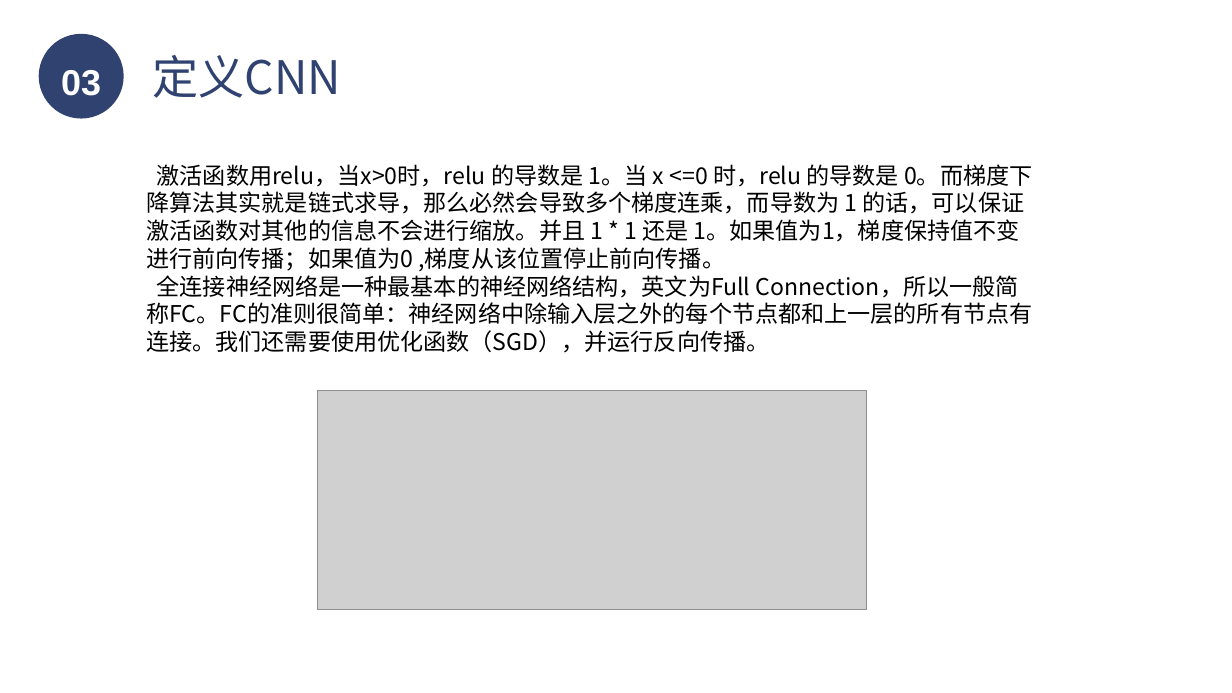
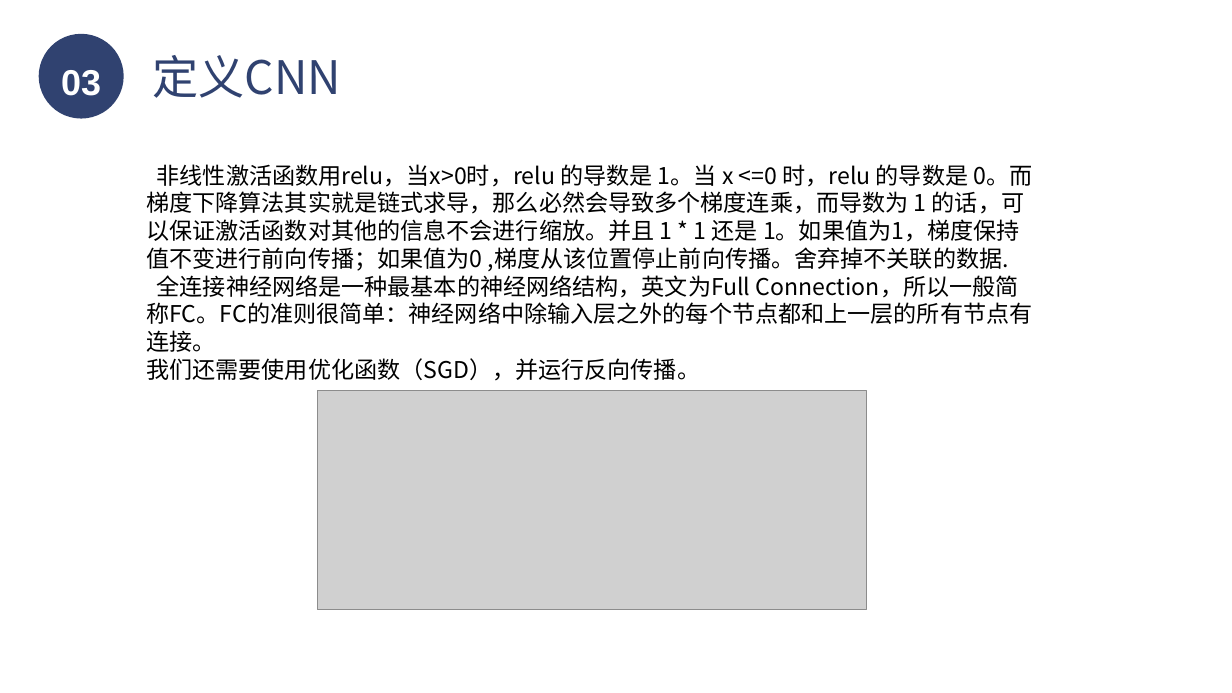
Before and after one commit to LukeLIN-web/Digital-image-process, a slide deck: slide 10 of Final Project/展示ppt.pptx. Drawn at 1232x693 pixels with LibreOffice and Linux fonts; fonts in the diff are those of the drawing; grey boxes stand for pictures. Boxes give left, top, right and bottom in pixels: in the first picture for what was removed or moved away, otherwise in the second. Text is boxed around its words. In the diff, an @@ line names an element or a change of style, - is before the commit and + after.

```diff
--- a/Final Project/展示ppt.pptx
+++ b/Final Project/展示ppt.pptx
@@ text at (146, 164, 1032, 381): text changed @@
-激活函数用relu，当x>0时，relu 的导数是 1。当 x <=0 时，relu 的导数是 0。而梯度下降算法其实就是链式求导，那么必然会导致多个梯度连乘，而导数为 1 的话，可以保证激活函数对其他的信息不会进行缩放。并且 1 * 1 还是 1。如果值为1，梯度保持值不变进行前向传播；如果值为0 ,梯度从该位置停止前向传播。
-全连接神经网络是一种最基本的神经网络结构，英文为Full Connection，所以一般简称FC。FC的准则很简单：神经网络中除输入层之外的每个节点都和上一层的所有节点有连接。我们还需要使用优化函数（SGD），并运行反向传播。
+非线性激活函数用relu，当x>0时，relu 的导数是 1。当 x <=0 时，relu 的导数是 0。而梯度下降算法其实就是链式求导，那么必然会导致多个梯度连乘，而导数为 1 的话，可以保证激活函数对其他的信息不会进行缩放。并且 1 * 1 还是 1。如果值为1，梯度保持值不变进行前向传播；如果值为0 ,梯度从该位置停止前向传播。舍弃掉不关联的数据.
+全连接神经网络是一种最基本的神经网络结构，英文为Full Connection，所以一般简称FC。FC的准则很简单：神经网络中除输入层之外的每个节点都和上一层的所有节点有连接。
+我们还需要使用优化函数（SGD），并运行反向传播。
```
Also in this commit, not shown: 1 other slide changed.
